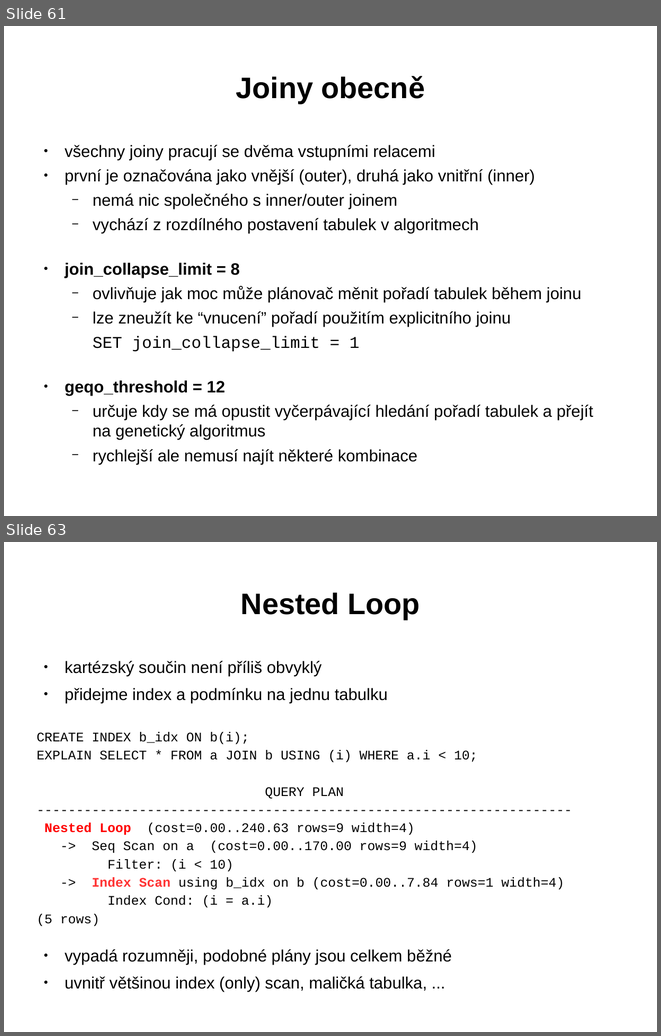
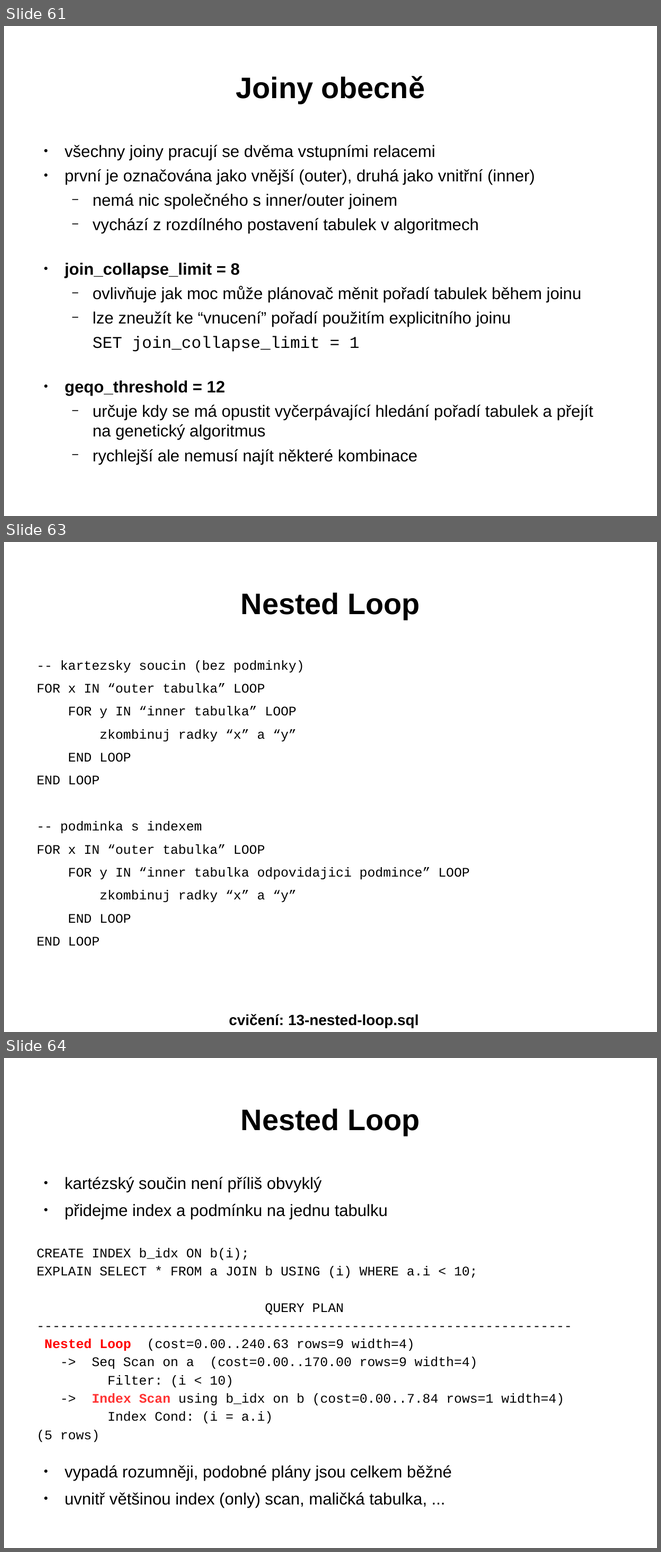
Before and after one commit to tvondra/explain_training, a slide deck: explain-training.odp. Shown one above the other, each under a label of ours: slides 61 and 63 before the commit, slides 61, 63 and 64 after it; the slides between them are not shown. The pictures are 661x1036 and 661x1552 pixels, drawn with LibreOffice and Linux fonts; fonts in the diff are those of the drawing. Boxes give left, top, right and bottom in pixels: in the first picture for what was removed or moved away, otherwise in the second. Text is boxed around its words. In the diff, an @@ line names an element or a change of style, - is before the commit and + after.

```diff
--- a/explain-training.odp
+++ b/explain-training.odp
@@ slide 63 added at (4,542,657,1032), background #FFFFFF @@
@@ title added at (241,592,420,619), 36 pt, text #000000, bold @@
+Nested Loop
@@ text added at (37,660,469,946), 16 pt, text #000000 @@
+-- kartezsky soucin (bez podminky)
+FOR x IN “outer tabulka” LOOP
+FOR y IN “inner tabulka” LOOP
+zkombinuj radky “x” a “y”
+END LOOP
+END LOOP
+-- podminka s indexem
+FOR x IN “outer tabulka” LOOP
+FOR y IN “inner tabulka odpovidajici podmince” LOOP
+zkombinuj radky “x” a “y”
+END LOOP
+END LOOP
+cvičení: 13-nested-loop.sql
@@ what was slide 63 is now slide 64 @@
```
Also in this commit, not shown: 9 slides changed, 2 other slides added, 3 other files.
